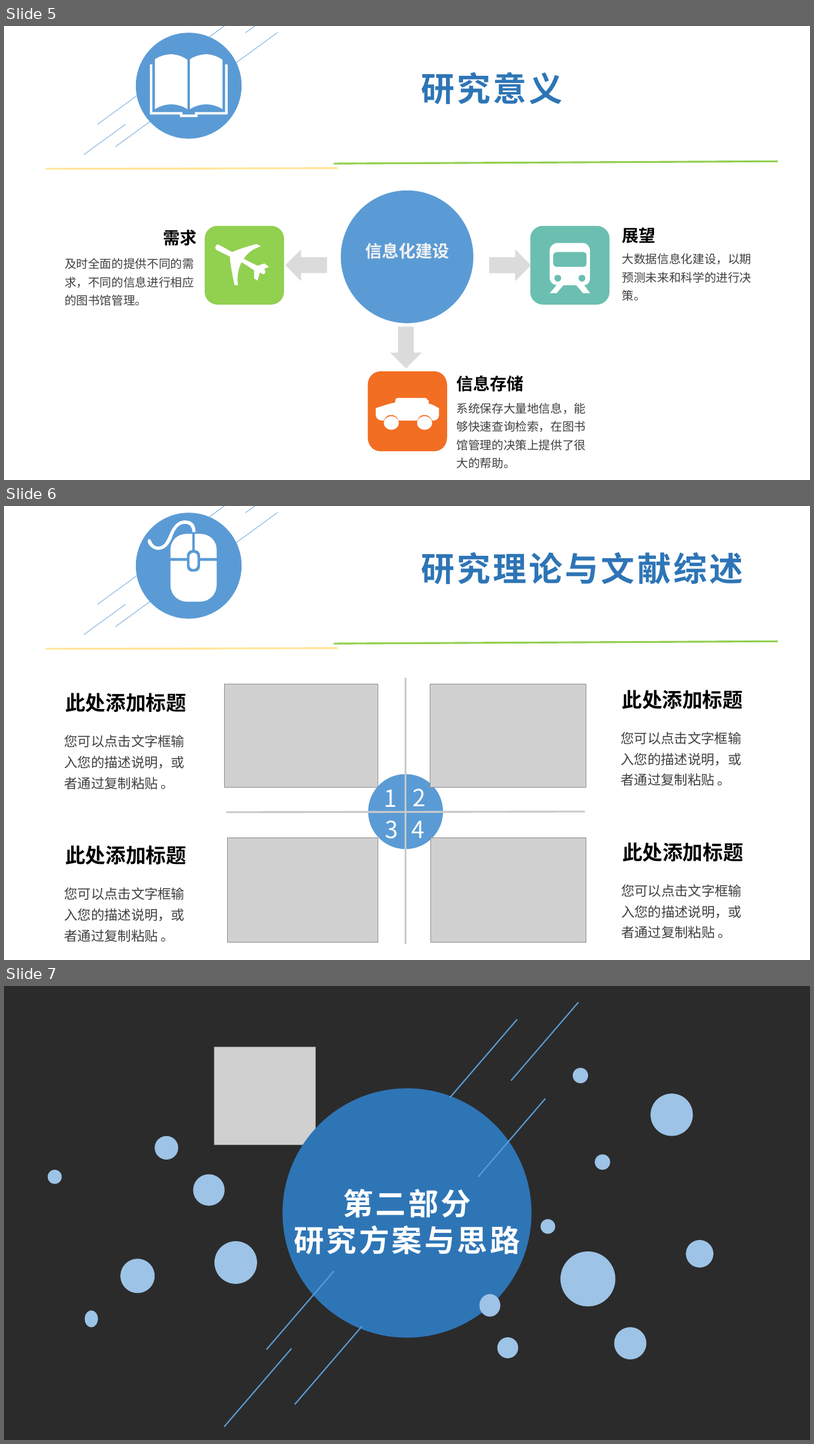
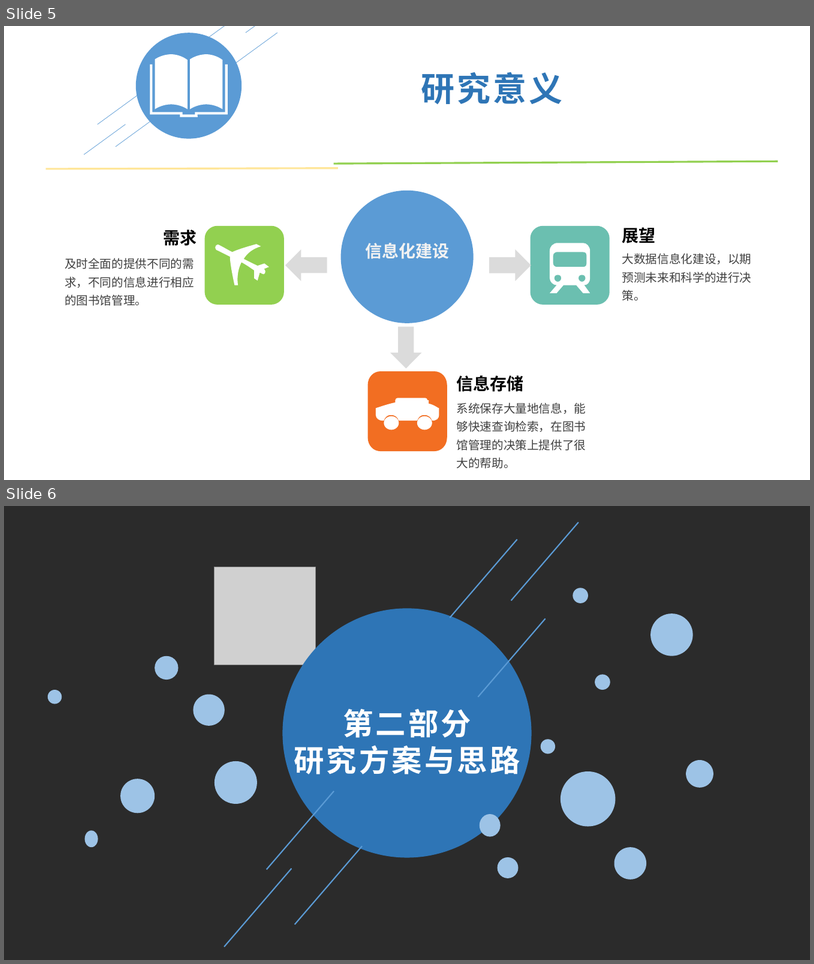
Before and after one commit to zhengxingliang15953/zhengxingliang, a slide deck: bishe/2018284129郑兴樑.pptx. Shown one above the other, each under a label of ours: slides 5, 6 and 7 before the commit, slides 5 and 6 after it. The pictures are 814x1444 and 814x964 pixels, drawn with LibreOffice and Linux fonts; fonts in the diff are those of the drawing; grey boxes stand for pictures; background and template pictures are left out; a plain dark background stands for a picture behind light text. Boxes give left, top, right and bottom in pixels: in the first picture for what was removed or moved away, otherwise in the second. Text is boxed around its words. In the diff, an @@ line names an element or a change of style, - is before the commit and + after.

```diff
--- a/bishe/2018284129郑兴樑.pptx
+++ b/bishe/2018284129郑兴樑.pptx
@@ slide 6 removed at [4, 506, 810, 960], background picture (left out) @@
@@ freeform shape removed at [148, 520, 217, 601] @@
@@ text removed at [422, 552, 744, 584] @@
-研究理论与文献综述
@@ group removed at [84, 506, 287, 634]: 6 lines, 1 ellipse @@
@@ ellipse removed at [643, 630, 648, 634] @@
@@ ellipse removed at [651, 630, 656, 634] @@
@@ line removed from (46, 649) to (339, 648) @@
@@ line removed from (333, 643) to (779, 642) @@
@@ picture removed at [224, 684, 378, 787] @@
@@ line removed from (405, 944) to (405, 678) @@
@@ picture removed at [431, 684, 587, 787] @@
@@ text removed at [65, 693, 186, 712] @@
-此处添加标题
@@ text removed at [622, 690, 743, 709] @@
-此处添加标题
@@ text removed at [64, 735, 185, 789] @@
-您可以点击文字框输入您的描述说明，或者通过复制粘贴 。
@@ text removed at [621, 732, 742, 786] @@
-您可以点击文字框输入您的描述说明，或者通过复制粘贴 。
@@ ellipse removed at [368, 774, 443, 849] @@
@@ text removed at [384, 789, 397, 813] @@
-1
@@ text removed at [413, 789, 426, 813] @@
-2
@@ line removed from (585, 811) to (227, 812) @@
@@ text removed at [385, 820, 398, 844] @@
-3
@@ text removed at [412, 820, 425, 844] @@
-4
@@ text removed at [65, 845, 186, 864] @@
-此处添加标题
@@ picture removed at [228, 838, 378, 942] @@
@@ picture removed at [431, 838, 587, 942] @@
@@ text removed at [623, 842, 744, 861] @@
-此处添加标题
@@ text removed at [64, 887, 185, 942] @@
-您可以点击文字框输入您的描述说明，或者通过复制粘贴 。
@@ text removed at [621, 884, 742, 938] @@
-您可以点击文字框输入您的描述说明，或者通过复制粘贴 。
@@ what was slide 7 is now slide 6 @@
```
Also in this commit, not shown: 3 other files.
